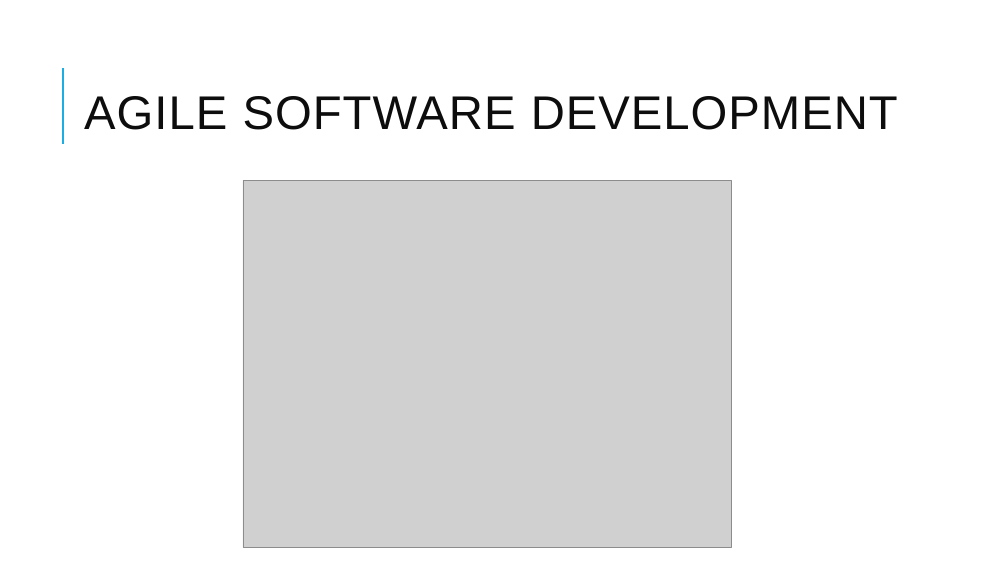
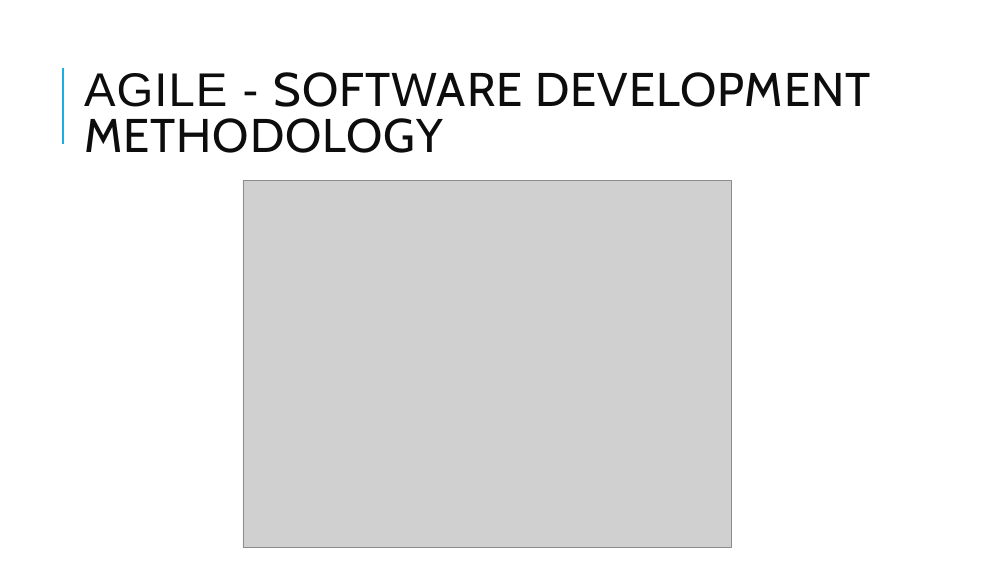
Before and after one commit to RaviTeja444/health-wellness, a slide deck: slide 9 of docs/presentation/Walk_Tracker.pptx. Drawn at 1008x567 pixels with LibreOffice and Linux fonts; fonts in the diff are those of the drawing; grey boxes stand for pictures. Boxes give left, top, right and bottom in pixels: in the first picture for what was removed or moved away, otherwise in the second. Text is boxed around its words. In the diff, an @@ line names an element or a change of style, - is before the commit and + after.

```diff
--- a/docs/presentation/Walk_Tracker.pptx
+++ b/docs/presentation/Walk_Tracker.pptx
@@ title at (x1=84, y1=72, x2=870, y2=153): text changed; font Arial to Cabin @@
-AGILE SOFTWARE DEVELOPMENT
+AGILE - SOFTWARE DEVELOPMENT METHODOLOGY
```
Also in this commit, not shown: 3 other slides changed, 2 other files.
